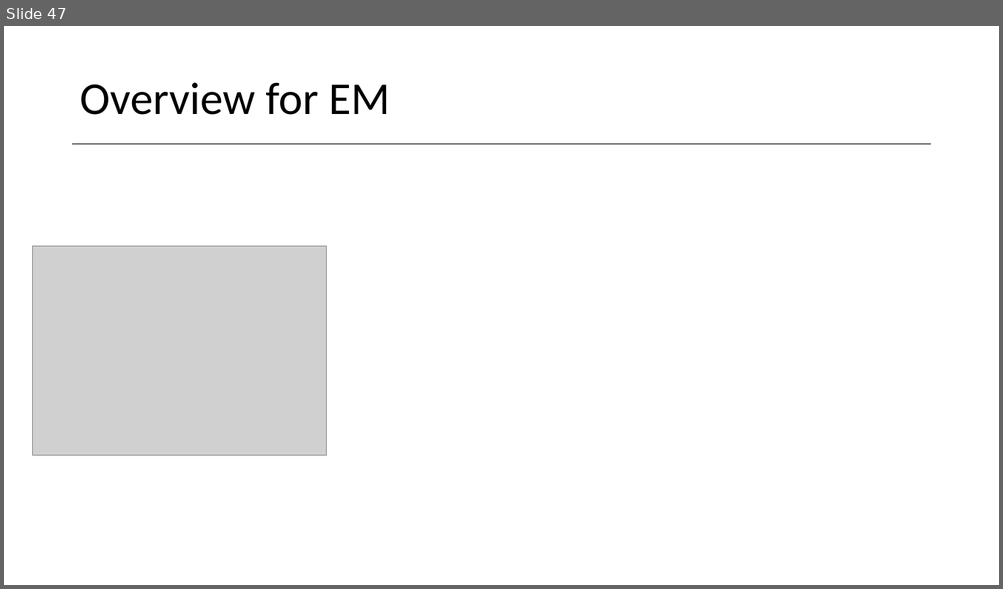
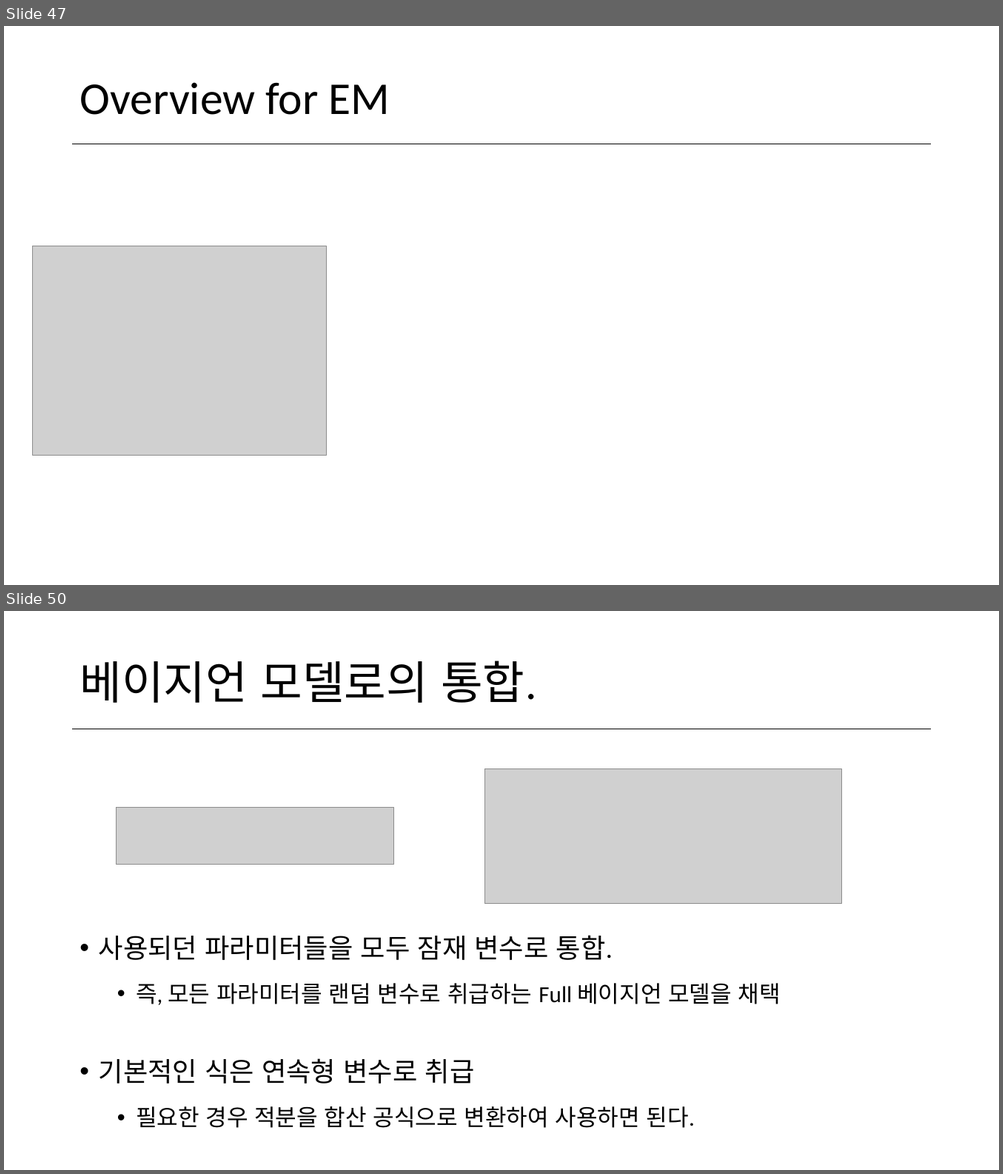
Before and after one commit to norman3/vi, a slide deck: vi.pptx. Shown one above the other, each under a label of ours: slide 47 before the commit, slides 47 and 50 after it; the slides between them are not shown. The pictures are 1003x589 and 1003x1174 pixels, drawn with LibreOffice and Linux fonts; fonts in the diff are those of the drawing; grey boxes stand for pictures. Boxes give left, top, right and bottom in pixels: in the first picture for what was removed or moved away, otherwise in the second. Text is boxed around its words. In the diff, an @@ line names an element or a change of style, - is before the commit and + after.

```diff
--- a/vi.pptx
+++ b/vi.pptx
@@ slide 50 added at (x1=4, y1=611, x2=999, y2=1170), background #FFFFFF; not listed: 1 template element that a slide beside it also shows @@
@@ title added at (x1=79, y1=661, x2=536, y2=703), 44 pt, text #000000 @@
+베이지언 모델로의 통합.
@@ picture added at (x1=484, y1=769, x2=841, y2=903) @@
@@ picture added at (x1=116, y1=808, x2=393, y2=865) @@
@@ text added at (x1=99, y1=935, x2=780, y2=1128), 22.2 pt, text #000000 @@
+• 사용되던 파라미터들을 모두 잠재 변수로 통합.
+  • 즉, 모든 파라미터를 랜덤 변수로 취급하는 Full 베이지언 모델을 채택
+• 기본적인 식은 연속형 변수로 취급
+  • 필요한 경우 적분을 합산 공식으로 변환하여 사용하면 된다.
```
Also in this commit, not shown: 1 slide changed, 4 other slides added.
